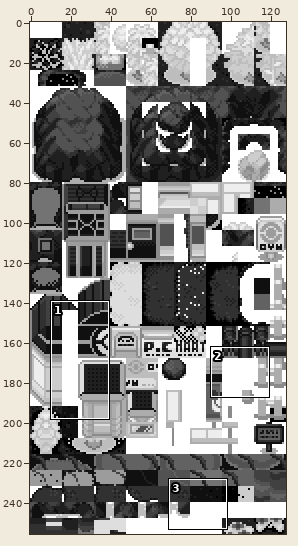
Sprite sheet: data/tilesets/primary/general/tiles.png. The first picture is a wide view before the edit; the outline marks the close-up.
Close-up. Old version:
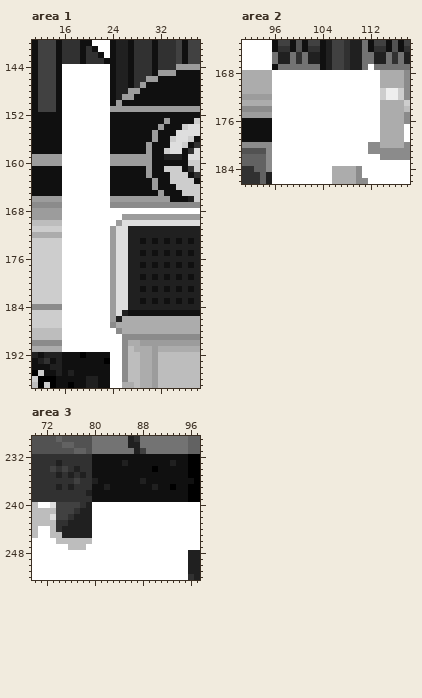
The file is 128x256 pixels. Shown: area 1: x 11..38, y 140..197; area 2: x 91..118, y 163..186; area 3: x 70..97, y 229..252.
After the commit:
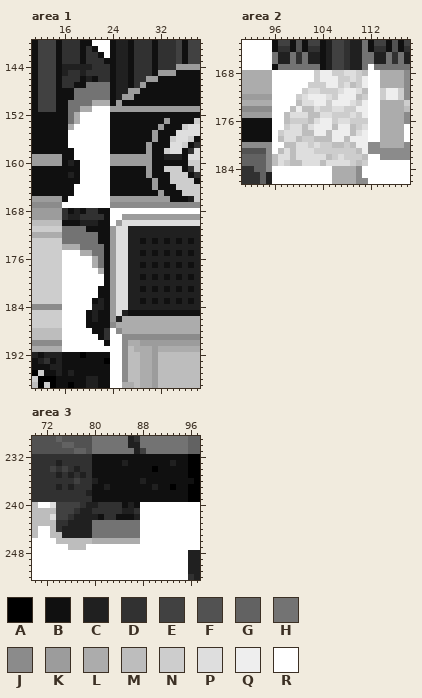
Palette (. is transparent): A #000000  B #101010  C #202020  D #313131  E #414141  F #525252  G #626262  H #737373  J #8b8b8b  K #9c9c9c  L #acacac  M #bdbdbd  N #cdcdcd  P #dedede  Q #eeeeee  R #ffffff
Diff:
Changed rows in their new state; - is an unchanged pixel.
Area 1:
first column x 16:
144 CCCCCDDD
145 CDDCDDDD
146 DDDBCBDD
147 DDBBHHHH
148 BBHHHHHH
149 BBHHHHHH
150 BHHHHLLL
151 BHHLL---
152 BHL-----
153 BHL-----
154 BL------
155 B-------
156 B-------
157 B-------
158 BB------
159 BB------
160 BCB-----
161 BBB-----
162 BCB-----
163 BBB-----
164 BB------
165 BB------
166 B-------
168 DBCBDDBB
169 DCCDDDDB
170 BBBCCCBB
171 HHHHBBBB
172 HHHHHHBB
173 HHHHHHBB
174 LLLHHHHB
175 ---LLHHB
176 -----LHB
177 -----LHB
178 ------LB
179 -------B
180 -------B
181 ------BB
182 ------BB
183 -----BCB
184 -----CCB
185 ----BCBB
186 ----BCBB
187 ----BBBB
188 -----BBD
189 ------BD
190 -------B
Area 2:
first column x 96:
168 -------NQQNNPPNM
169 -------NQQQNNPNQ
170 ------NNNQQNPMNQ
171 -----NPPNNNPQQPM
172 ----NPQQQPNQQQMN
173 ----MPPQQNQQQPNQ
174 ---MQMMPNNPPNNQQ
175 --MPPPMMPPNNNPNQ
176 --MNNNMPQQNPPNNN
177 --NPPMPQQQMQQMNP
178 -NPPPMMQQMQQQMPQ
179 -MPPMNNMMMQQMQQQ
180 --MMPPNPNNMMNMQQ
181 -MPMPPPNNNNNNNMQ
182 MPPMPPPPPMNPNNNM
183 MPNMMPPPMPPPPNMN
Area 3:
first column x 80:
240 CDDDDBCB
241 DDDDDCCD
242 CBDDBBBC
243 HHHHHHHH
244 HHHHHHHH
245 HHHHHHHH
246 LLLLLLLL
Where, in picture pixels (left, top, right, bottom), the same in both close-ups:
changed: (62, 64, 110, 346)
changed: (272, 70, 368, 166)
changed: (92, 502, 140, 544)
